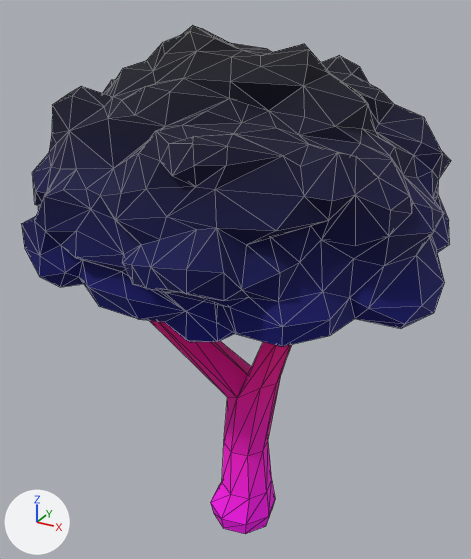
The glTF model assets/synty/synty-tree-round-05.gltf as it was, and as the next commit left it.
Both versions are drawn from a 50 mm lens placed at (2.49, -4.69, 5.0), pointed at (-0.18, 0.17, 2.56). The axes (+X, +Y, +Z) are drawn at lower left. The lights are the same throughout. The picture after the commit comes second. Mesh edges are drawn as thin lines. Vertices at exactly the same position are counted once.

The scene before the commit, as lines of its bpy script (objects in view):
```python
mat_lambert2 = bpy.data.materials.new('lambert2')
mat_lambert2.use_nodes = True; mat_lambert2.node_tree.nodes.clear()
_N = mat_lambert2.node_tree.nodes; _L = mat_lambert2.node_tree.links
n0 = _N.new('ShaderNodeBsdfPrincipled'); n0.name = 'Principled BSDF'
n0.inputs[2].default_value = 0.86  # 'Roughness'
n1 = _N.new('ShaderNodeOutputMaterial'); n1.name = 'Material Output'
n2 = _N.new('ShaderNodeVertexColor'); n2.name = 'Color Attribute'
_L.new(n0.outputs[0], n1.inputs[0])  # 'BSDF' to 'Surface'
_L.new(n2.outputs[0], n0.inputs[0])  # 'Color' to 'Base Color'
me_sm_tree_round_05 = bpy.data.meshes.new('SM_Tree_Round_05')
me_sm_tree_round_05.from_pydata(...)  # 559 vertices, 1099 faces; spans x -2.14..1.66, y -1.3..1.35, z -0.1..4.76
me_sm_tree_round_05.materials.append(mat_lambert2)
ob_sm_tree_round_05 = bpy.data.objects.new('SM_Tree_Round_05', me_sm_tree_round_05)
ob_sm_tree_round_05.location = (0.0, 0.0, 0.0)
```
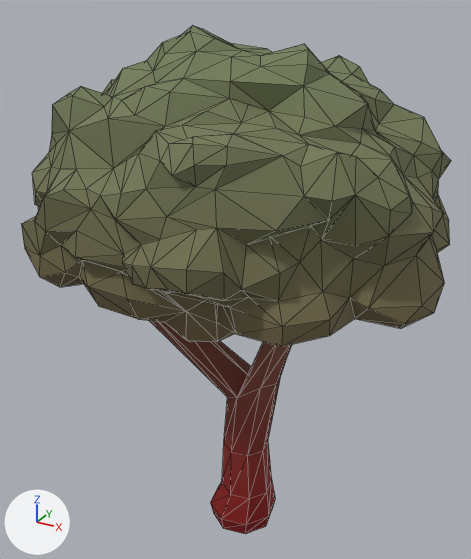
Boxes (x1, y1, x2, y2) around the edits, measured in the pictures (471 x 559 px):
'SM_Tree_Round_05', surface changed, recoloured (blue to yellow)
    both: (21, 25, 451, 534)
part 1 of me_sm_tree_round_05, recoloured (lighter)
    both: (32, 118, 451, 289)
part 2 of me_sm_tree_round_05, recoloured (lighter)
    both: (21, 196, 450, 335)
part 3 of me_sm_tree_round_05, recoloured (lighter)
    both: (52, 25, 424, 176)
part 4 of me_sm_tree_round_05, recoloured
    both: (40, 273, 434, 534)

What changed in the scene script:
```text
Add img_image_0:
    img_image_0 = load_image('Image_0', '_unpacked/Image_0', 512, 512, 'sRGB')
Change mat_lambert2:
    add n3 = _N.new('ShaderNodeMix'); n3.name = 'Mix'
    add n3.data_type = 'RGBA'
    add n3.blend_type = 'MULTIPLY'
    add n3.inputs[0].default_value = 1.0  # 'Factor'
    add n4 = _N.new('ShaderNodeTexImage'); n4.name = 'Image Texture'
    add n4.image = img_image_0
    where n2 = _N.new('ShaderNodeVertexColor'); n2.name = 'Color Attribute'
    where n0 = _N.new('ShaderNodeBsdfPrincipled'); n0.name = 'Principled BSDF'
    remove _L.new(n2.outputs[0], n0.inputs[0])  # 'Color' to 'Base Color'
    add _L.new(n3.outputs[2], n0.inputs[0])  # 'Result' to 'Base Color'
    add _L.new(n2.outputs[0], n3.inputs[7])  # 'Color' to 'B'
    add _L.new(n4.outputs[0], n3.inputs[6])  # 'Color' to 'A'
Change me_sm_tree_round_05:
    where me_sm_tree_round_05.from_pydata(...)  # 559 vertices, 1099 faces; spans x -2.14..1.66, y -1.3..1.35, z -0.1..4.76
    used by ob_sm_tree_round_05; location = (0.0, 0.0, 0.0)
    me_sm_tree_round_05 part 1: 274 faces centred in x -2.09..1.57, y -1.23..1.32, z 3.28..3.94 are repainted in the vertex colours; the middle colour goes from dark blue #000044 to white #fff1f1
    me_sm_tree_round_05 part 2: 236 faces centred in x -2.07..1.63, y -1.28..1.3, z 2.8..3.28 are repainted in the vertex colours; the middle colour goes from dark blue #000063 to pale pink #ffdfdf
    me_sm_tree_round_05 part 3: 287 faces centred in x -1.69..1.13, y -1.13..1.26, z 3.95..4.72 are repainted in the vertex colours; the middle colour goes from black #000023 to white #fffbfb
    me_sm_tree_round_05 part 4: 302 faces centred in x -1.95..1.64, y -1.01..1.26, z -0.03..2.82 are repainted in the vertex colours; the middle colour goes from dark blue #000078 to pink #ffcfcf
```
